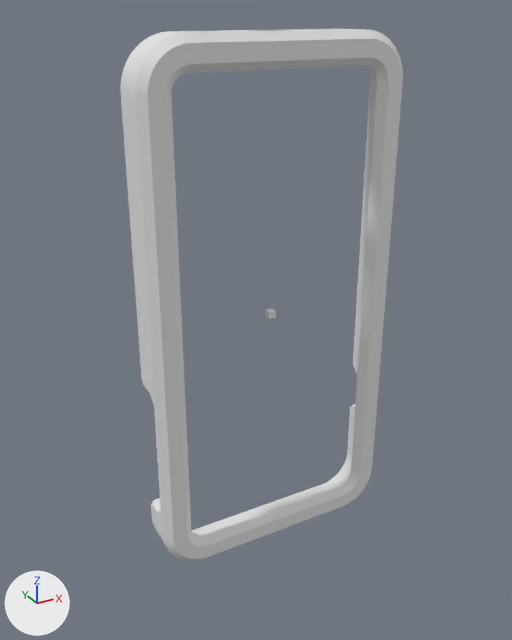
One commit to the glTF model models/iphone_se2_bumper.glb: the scene before it, then after it.
The view is the same before and after, from a 50 mm camera at (-89.8, -154.9, 76.5) aimed at (-4.0, 1.0, -1.5). The lights are fixed; the arrows at lower left show +X, +Y and +Z. Vertices at the same position are counted once.

In view in the first picture: 'iphone_se2_bumper'.
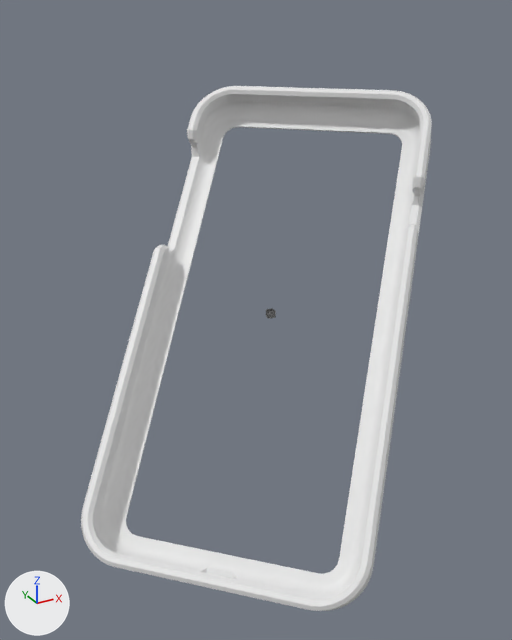
Boxes (x1, y1, x2, y2) around the edits, measured in the pictures (512 x 640 px):
'iphone_se2_bumper', reshaped (24% wider): before (120, 29, 403, 561); after (81, 86, 432, 611)
'Cube.001', added: after (266, 308, 276, 319)

The change, as a diff of the scene's bpy script:
```diff
--- a/models/iphone_se2_bumper.glb.py
+++ b/models/iphone_se2_bumper.glb.py
@@ mat_material_001 @@
+mat_material_001 = principled_material('Material.001')
+mat_material_001.base_color = (0.8, 0.8, 0.8)  # white #e7e7e7
@@ me_iphone_se2_bumper @@
 me_iphone_se2_bumper.from_pydata(...)  # 1651 vertices, 3314 faces; spans x -36.2..36.2, y -6.2..6.2, z -71.8..71.8
 # used by ob_iphone_se2_bumper; location = (0.0, 0.0, 0.0)
+# me_iphone_se2_bumper part 1: the whole mesh is multiplied about its middle by the matrix ((0.707, -0.5, -0.5), (-0.707, -0.5, -0.5), (0.0, 0.707, -0.707))
@@ me_cube_001 @@
+me_cube_001.from_pydata(...)  # a box spanning x -1.0..1.0, y -1.0..1.0, z -1.0..1.0
+me_cube_001.materials.append(mat_material_001)  # white #e7e7e7
@@ ob_cube_001 @@
+ob_cube_001 = bpy.data.objects.new('Cube.001', me_cube_001)
+ob_cube_001.location = (0.0, 0.0, 0.0)
```
